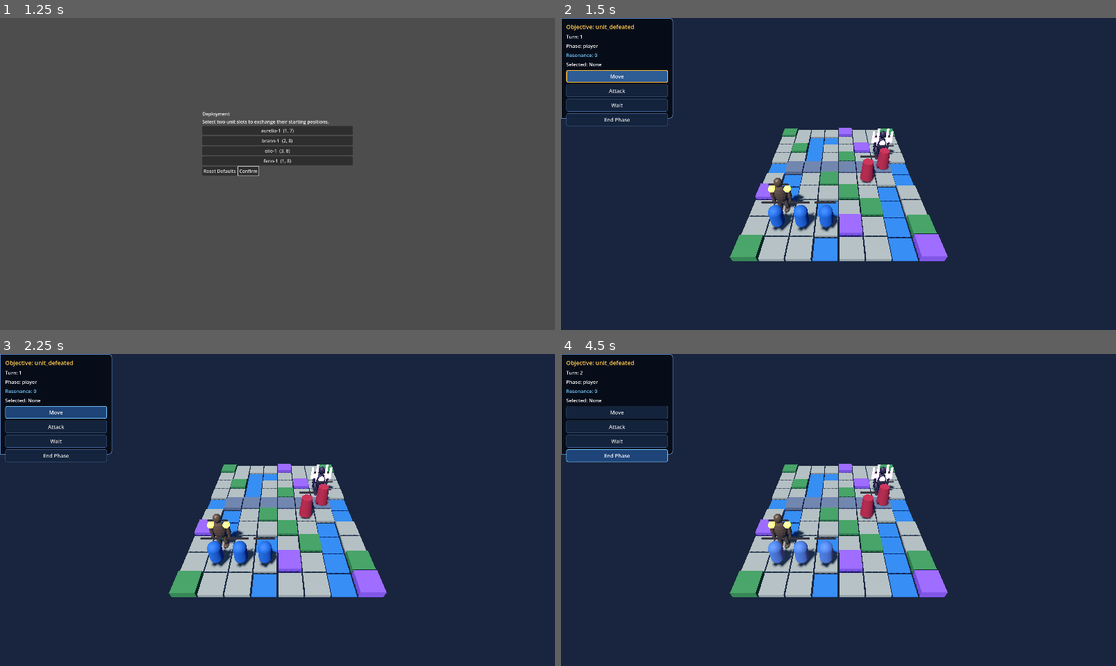
Above: before the commit, frames 1-4 (two rows, left to right).
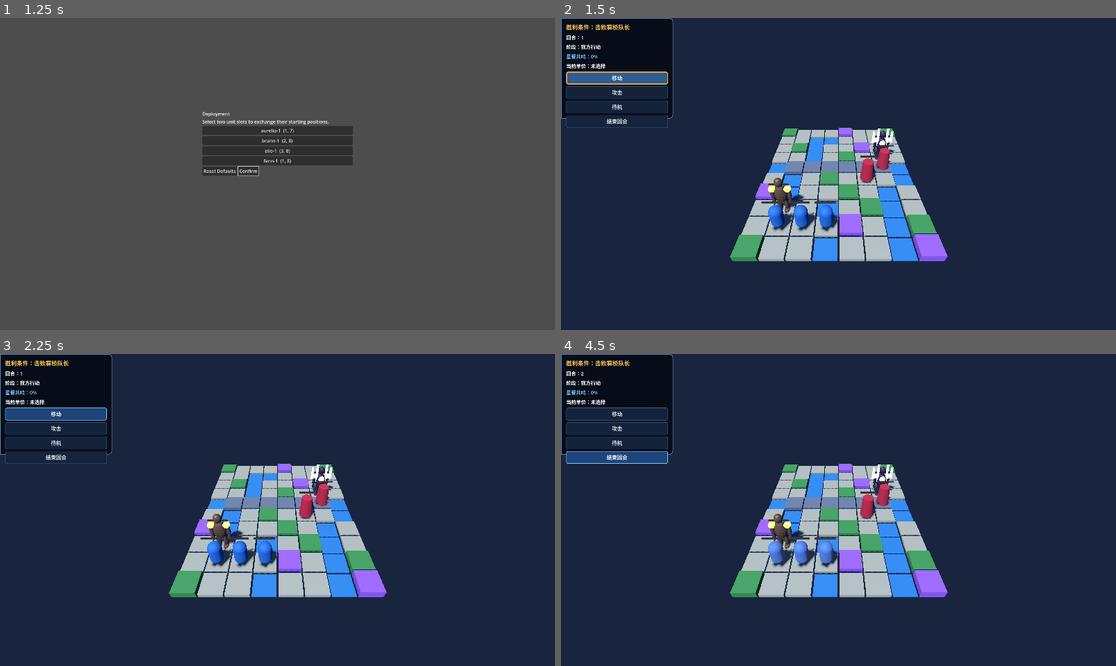
Above: after the commit, the same moments.

Repository: kusobaga233-tech/emblemlike-codex
Game: Godot game, scene res://src/scenes/boot.tscn
The game is run twice, just before and just after one commit, with the same random seed, the same clock (stepped at 60 frames per second) and the same inputs.
Inputs:
- Up to frame 1 (1.25 s): click "Start" at 0.5 s
- Up to frame 2 (1.5 s): click "Confirm" at 1.25 s
- Up to frame 3 (2.25 s): click "Move" (after the commit: "移动") at 2 s
- Up to frame 4 (4.5 s): click "Attack" (after the commit: "攻击") at 2.75 s; click "Wait" (after the commit: "待机") at 3.5 s; click "End Phase" (after the commit: "结束回合") at 4.25 s

Frame 1 is identical in both runs. In frame 2, 1.6% of the frame differs, in the area x 0-20%, y 2-36%; in frame 3, 1.5%; in frame 4, 1.6%.

Commit message:
feat: localize chapter one battle HUD

Diff:
--- a/src/ui/battle_hud.gd
+++ b/src/ui/battle_hud.gd
@@ -62,18 +62,27 @@
 	if not is_node_ready() or _session == null:
 		return
 	var chapter: Variant = _session.chapter
-	$Layout/Objective.text = "Objective: %s" % _objective_text(chapter)
-	$Layout/Turn.text = "Turn: %d" % _session.turn_state.round
-	$Layout/Phase.text = "Phase: %s" % _session.turn_state.phase
-	$Layout/Resonance.text = "Resonance: %d" % _resonance_value()
+	$Layout/Objective.text = "胜利条件：%s" % _objective_text(chapter)
+	$Layout/Turn.text = "回合：%d" % _session.turn_state.round
+	$Layout/Phase.text = "阶段：%s" % _phase_text(_session.turn_state.phase)
+	$Layout/Resonance.text = "星誓共鸣：%d%%" % _resonance_value()
 	var selected: Variant = _find_unit(_session.selected_unit_id)
-	$Layout/SelectedUnit.text = "Selected: None" if selected == null else "Selected: %s  HP %d/%d" % [selected.definition.display_name, selected.current_hp, selected.definition.max_hp]
+	$Layout/SelectedUnit.text = "当前单位：未选择" if selected == null else "当前单位：%s  生命 %d/%d" % [selected.definition.display_name, selected.current_hp, selected.definition.max_hp]
 
 
 func _objective_text(chapter: Variant) -> String:
 	if chapter == null or chapter.objectives.is_empty():
-		return "Defeat all enemies"
-	return String(chapter.objectives[0].get("description", chapter.objectives[0].get("type", "Defeat all enemies")))
+		return "击败所有敌人"
+	var objective: Dictionary = chapter.objectives[0]
+	if StringName(objective.get("type", &"")) == &"unit_defeated":
+		var target: Variant = _find_unit(StringName(objective.get("target_id", &"")))
+		if target != null:
+			return "击败%s" % target.definition.display_name
+	return String(objective.get("description", "完成本章目标"))
+
+
+func _phase_text(phase: StringName) -> String:
+	return "我方行动" if phase == &"player" else "敌方行动"
 
 
 func _resonance_value() -> int:
--- a/src/ui/battle_hud.tscn
+++ b/src/ui/battle_hud.tscn
@@ -95,7 +95,7 @@
 [node name="Move" type="Button" parent="Layout/Commands"]
 custom_minimum_size = Vector2(0, 44)
 layout_mode = 2
-text = "Move"
+text = "移动"
 theme_override_font_sizes/font_size = 18
 theme_override_styles/normal = SubResource("Style_button")
 theme_override_styles/hover = SubResource("Style_button_hover")
@@ -103,7 +103,7 @@
 [node name="Attack" type="Button" parent="Layout/Commands"]
 custom_minimum_size = Vector2(0, 44)
 layout_mode = 2
-text = "Attack"
+text = "攻击"
 theme_override_font_sizes/font_size = 18
 theme_override_styles/normal = SubResource("Style_button")
 theme_override_styles/hover = SubResource("Style_button_hover")
@@ -111,7 +111,7 @@
 [node name="Wait" type="Button" parent="Layout/Commands"]
 custom_minimum_size = Vector2(0, 44)
 layout_mode = 2
-text = "Wait"
+text = "待机"
 theme_override_font_sizes/font_size = 18
 theme_override_styles/normal = SubResource("Style_button")
 theme_override_styles/hover = SubResource("Style_button_hover")
@@ -119,7 +119,7 @@
 [node name="EndPhase" type="Button" parent="Layout/Commands"]
 custom_minimum_size = Vector2(0, 44)
 layout_mode = 2
-text = "End Phase"
+text = "结束回合"
 theme_override_font_sizes/font_size = 18
 theme_override_styles/normal = SubResource("Style_button")
 theme_override_styles/hover = SubResource("Style_button_hover")
--- a/tests/test_battle_scene.gd
+++ b/tests/test_battle_scene.gd
@@ -289,6 +289,8 @@
 	assert_true(scene.get_node("TacticalCamera").current, "Battle camera is active")
 	assert_true(scene.get_node_or_null("BattleHud/Backdrop") is Panel, "Battle HUD uses a production panel backdrop")
 	assert_true(scene.get_node("BattleHud/Layout/Commands/Move").custom_minimum_size.y >= 44.0, "Battle commands meet the minimum pointer target height")
+	assert_equal(scene.get_node("BattleHud/Layout/Commands/Move").text, "移动", "Move command is localized")
+	assert_equal(scene.get_node("BattleHud/Layout/Commands/Attack").text, "攻击", "Attack command is localized")
 	_assert_descendant_owners(scene, scene)
 
 	var fenn: Node3D = scene.get_unit_node(&"fenn-1")
--- a/tests/test_scene_flow.gd
+++ b/tests/test_scene_flow.gd
@@ -94,7 +94,7 @@
 	assert_equal(hud.get_viewport().gui_get_focus_owner(), hud.get_node("Layout/Commands/Move"), "HUD move owns default focus")
 	assert_true(not hud.get_node("Layout/Objective").text.is_empty(), "HUD displays objective text")
 	assert_true(hud.get_node("Layout/Turn").text.contains("1"), "HUD displays turn")
-	assert_true(hud.get_node("Layout/Phase").text.contains("player"), "HUD displays phase")
+	assert_true(hud.get_node("Layout/Phase").text.contains("我方行动"), "HUD displays localized phase")
 	assert_true(hud.get_node("Layout/Resonance").text.contains("0"), "HUD displays resonance")
 	assert_true(hud.get_node("Layout/Commands/Move") is Button, "HUD has move command")
 	var commands: Array = []
Binary file changed: tests/evidence/production-battle-v01.png
